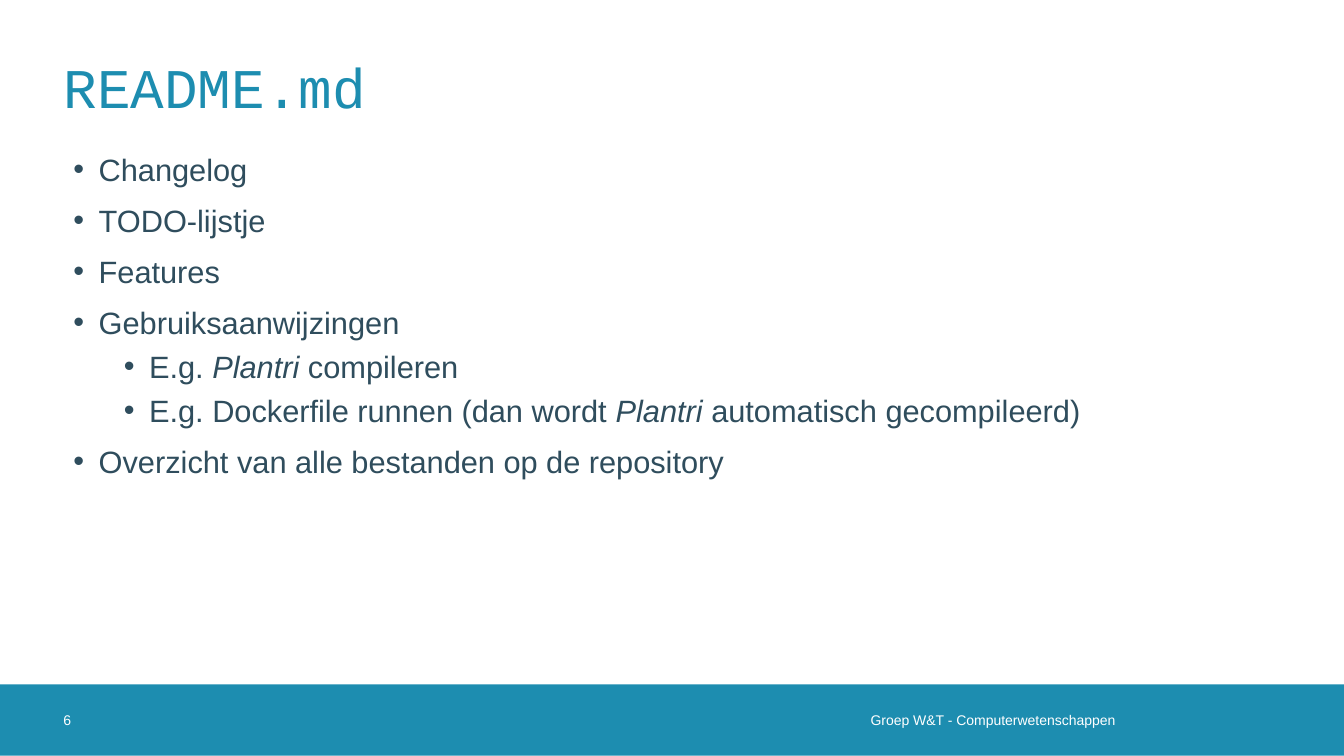
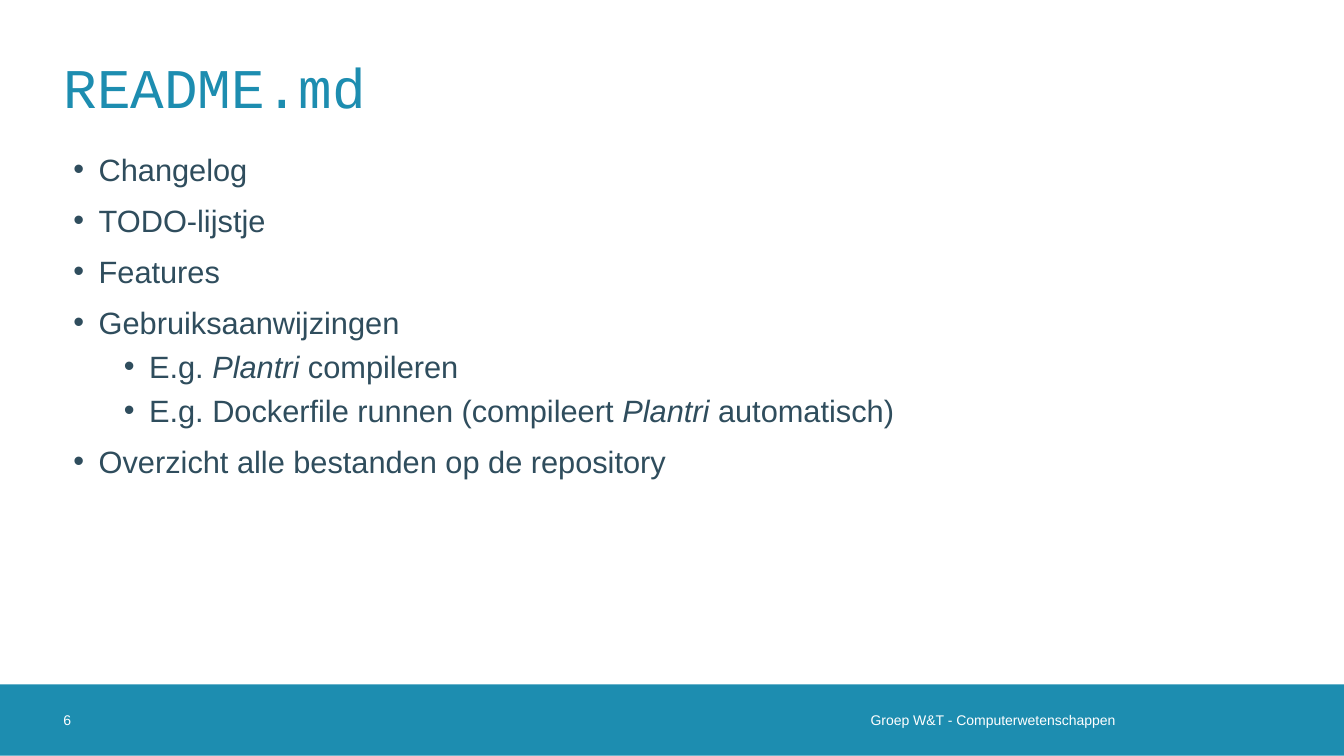
Before and after one commit to vanschependom/KULAK_IW-shed-of-graphs, a slide deck: slide 6 of defense.pptx. Drawn at 1344x756 pixels with LibreOffice and Linux fonts; fonts in the diff are those of the drawing; background and template pictures are left out. Boxes give left, top, right and bottom in pixels: in the first picture for what was removed or moved away, otherwise in the second. Text is boxed around its words. In the diff, an @@ line names an element or a change of style, - is before the commit and + after.

```diff
--- a/defense.pptx
+++ b/defense.pptx
@@ text at box(99, 399, 894, 478): text changed @@
-  • E.g. Dockerfile runnen (dan wordt Plantri automatisch gecompileerd)
-• Overzicht van alle bestanden op de repository
+  • E.g. Dockerfile runnen (compileert Plantri automatisch)
+• Overzicht alle bestanden op de repository
```
Also in this commit, not shown: 7 other slides changed.
